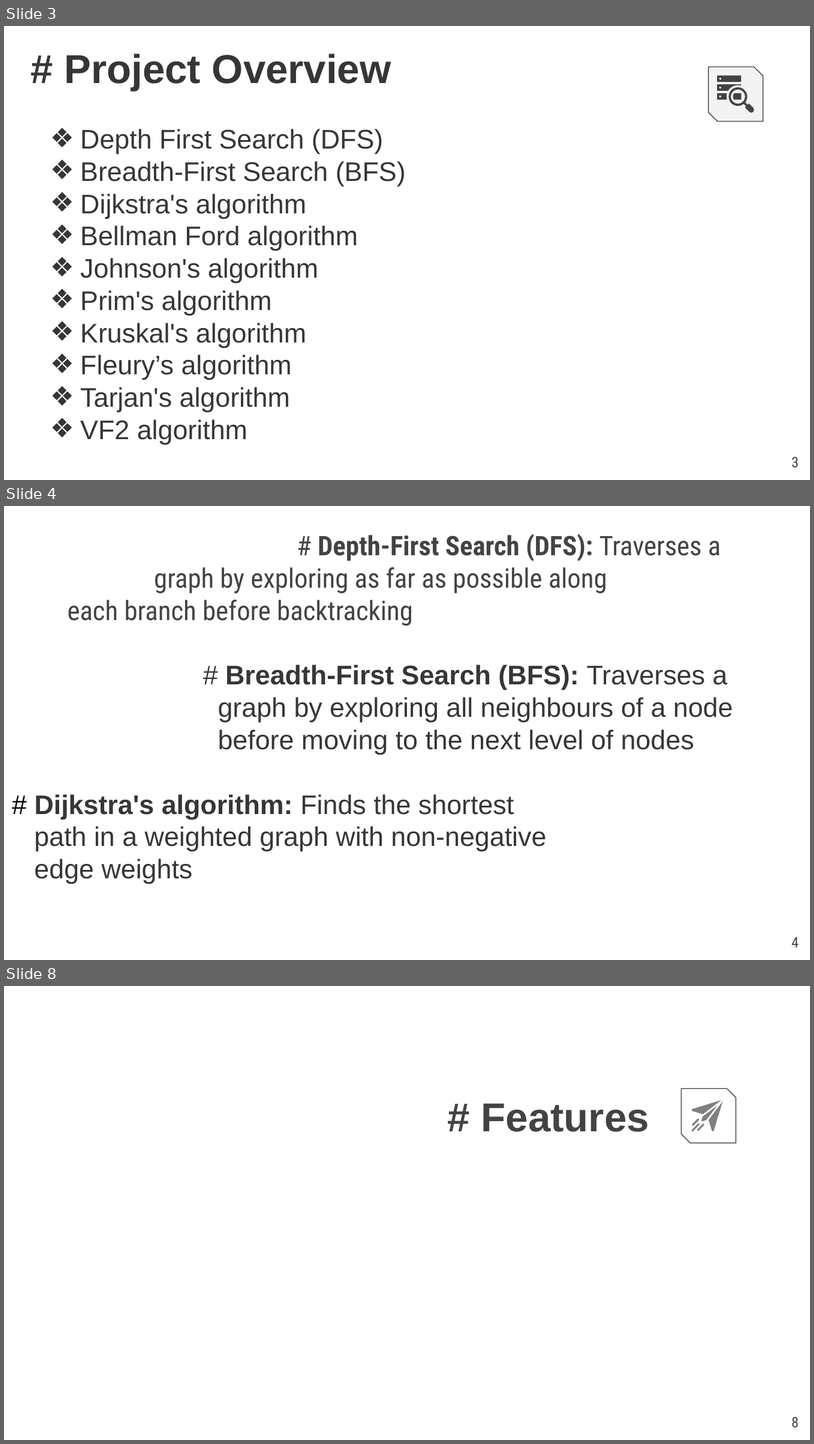
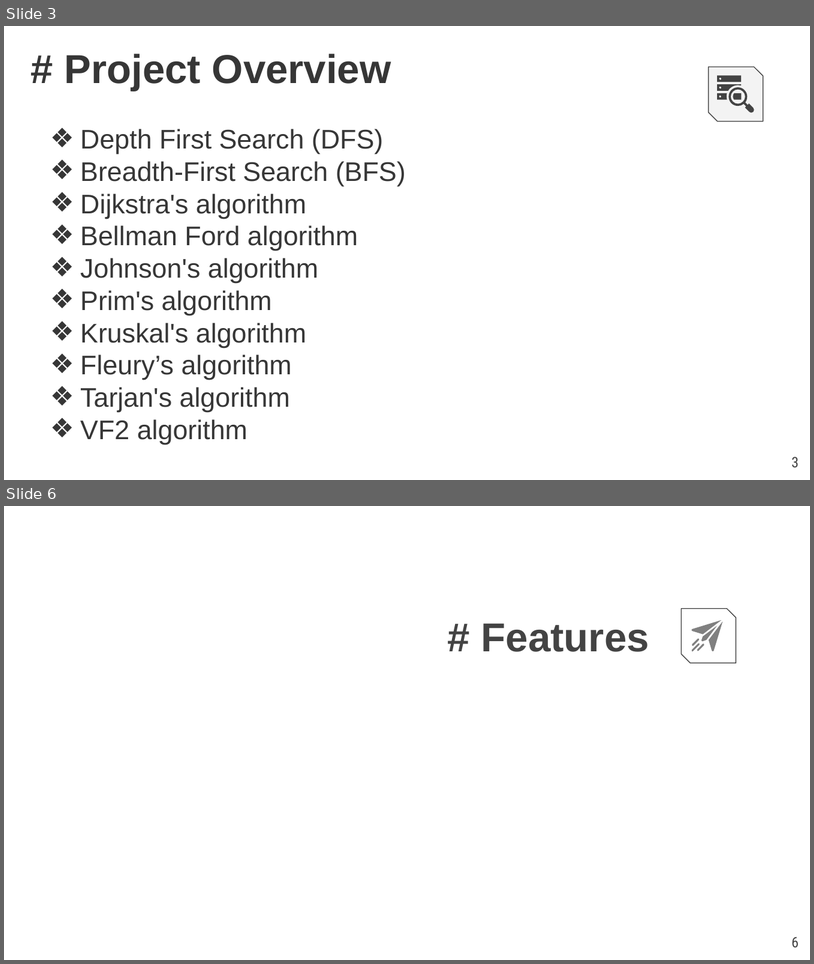
Before and after one commit to Rafid13iit/SPL_1, a slide deck: SPL1_FinalExam_slides.pptx. Shown one above the other, each under a label of ours: slides 3, 4 and 8 before the commit, slides 3 and 6 after it; the slides between them are not shown. The pictures are 814x1444 and 814x964 pixels, drawn with LibreOffice and Linux fonts; fonts in the diff are those of the drawing; background and template pictures are left out. Boxes give left, top, right and bottom in pixels: in the first picture for what was removed or moved away, otherwise in the second. Text is boxed around its words. In the diff, an @@ line names an element or a change of style, - is before the commit and + after.

```diff
--- a/SPL1_FinalExam_slides.pptx
+++ b/SPL1_FinalExam_slides.pptx
@@ slide 4 removed at (4,506,810,960), background picture (left out) @@
@@ text removed at (34,534,734,883) @@
-# Depth-First Search (DFS): Traverses a graph by exploring as far as possible along each branch before backtracking
-# Breadth-First Search (BFS): Traverses a
-graph by exploring all neighbours of a node
-before moving to the next level of nodes
-# Dijkstra's algorithm: Finds the shortest
-path in a weighted graph with non-negative
-edge weights
@@ page number removed at (792,936,799,947) @@
-4
@@ what was slide 8 is now slide 6 @@
@@ page number at (792,936,799,947): text changed @@
-8
+6
```
Also in this commit, not shown: 2 slides changed, 1 slide added, 2 other slides removed, 25 other files.
